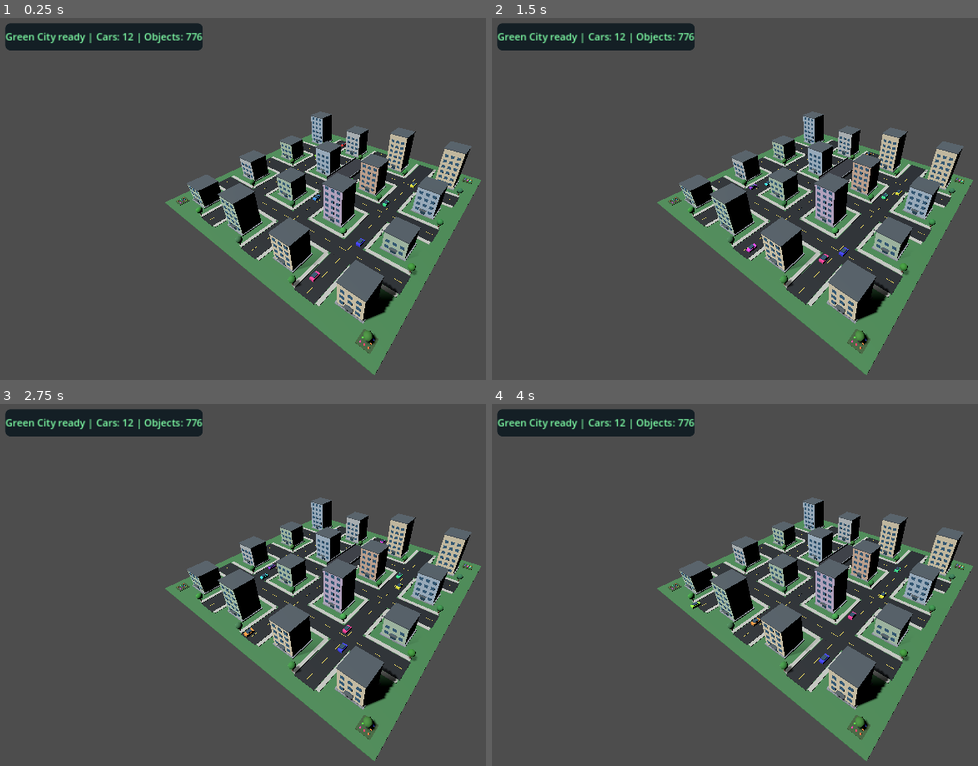
Above: before the commit, frames 1-4 (two rows, left to right).
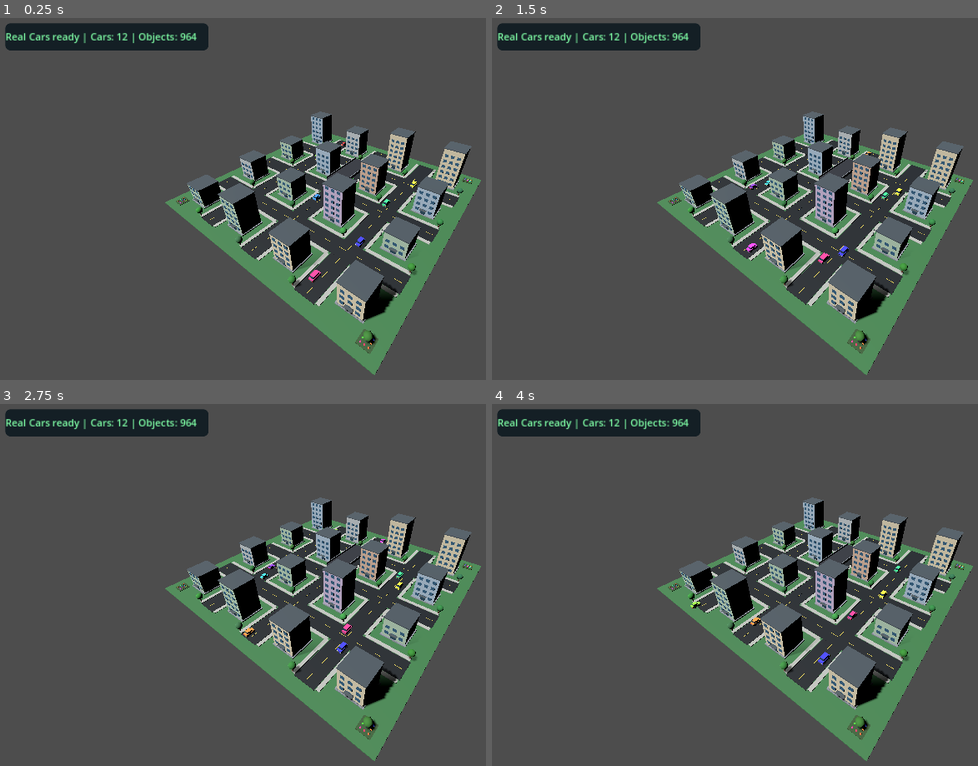
Above: after the commit, the same moments.

Repository: nektarinka999-boop/Traffic-City-3D.
Game: Godot game, scene res://main.tscn
The game is run twice, just before and just after one commit, with the same random seed, the same clock (stepped at 60 frames per second) and the same inputs.
Inputs:
- Up to frame 1 (0.25 s): no input
- Up to frame 2 (1.5 s): tap Enter at 0.5 s
- Up to frame 3 (2.75 s): tap Space at 2 s
- Up to frame 4 (4 s): no input

The runs differ from the first frame. In frame 1, 0.8% of the frame differs, in the area x 1-86%, y 1-74%; in frame 2, 0.8%, in the area x 1-85%, y 1-68%; in frame 3, 0.8%; in frame 4, 0.8%.

Commit message:
Update city.gd

Diff:
--- a/city.gd
+++ b/city.gd
@@ -2,7 +2,7 @@
 extends Node3D
 
 # TRAFFIC CITY 3D
-# Version 0.4 - Green City
+# Version 0.5 - Real Cars
 # Godot 4.3 / Android
 
 var cars: Array[Node3D] = []
@@ -44,7 +44,7 @@
 
 	var panel := PanelContainer.new()
 	panel.position = Vector2(15, 15)
-	panel.custom_minimum_size = Vector2(360, 52)
+	panel.custom_minimum_size = Vector2(390, 52)
 	layer.add_child(panel)
 
 	var style := StyleBoxFlat.new()
@@ -57,9 +57,7 @@
 
 	debug_label = Label.new()
 	debug_label.text = "TRAFFIC CITY 3D - Loading..."
-	debug_label.add_theme_font_size_override(
-		"font_size", 19
-	)
+	debug_label.add_theme_font_size_override("font_size", 19)
 	debug_label.add_theme_color_override(
 		"font_color",
 		Color(0.50, 1.0, 0.65)
@@ -93,13 +91,13 @@
 	update_status("Creating street lights...")
 	create_street_lights()
 
-	update_status("Creating cars...")
+	update_status("Creating detailed cars...")
 	create_cars()
 
 	city_ready = true
 
 	update_status(
-		"Green City ready | Cars: "
+		"Real Cars ready | Cars: "
 		+ str(cars.size())
 		+ " | Objects: "
 		+ str(created_objects)
@@ -113,7 +111,6 @@
 	parent: Node3D = null
 ) -> MeshInstance3D:
 	var node := MeshInstance3D.new()
-
 	var mesh := BoxMesh.new()
 	mesh.size = size
 	node.mesh = mesh
@@ -121,8 +118,8 @@
 	var material := StandardMaterial3D.new()
 	material.albedo_color = color
 	material.roughness = 0.75
+
 	node.material_override = material
-
 	node.position = pos
 
 	if parent == null:
@@ -142,7 +139,6 @@
 	parent: Node3D = null
 ) -> MeshInstance3D:
 	var node := MeshInstance3D.new()
-
 	var mesh := CylinderMesh.new()
 	mesh.top_radius = radius
 	mesh.bottom_radius = radius
@@ -173,7 +169,6 @@
 	parent: Node3D = null
 ) -> MeshInstance3D:
 	var node := MeshInstance3D.new()
-
 	var mesh := SphereMesh.new()
 	mesh.radius = radius
 	mesh.height = radius * 2.0
@@ -254,7 +249,7 @@
 		for x in range(-52, 53, 8):
 			make_box(
 				Vector3(float(x), 0.13, z),
-				Vector3(3, 0.02, 0.18),
+				Vector3(3.0, 0.02, 0.18),
 				marking
 			)
 
@@ -262,10 +257,7 @@
 func create_buildings() -> void:
 	for x in [-45.0, -15.0, 15.0, 45.0]:
 		for z in [-45.0, -15.0, 15.0, 45.0]:
-			var height := rng.randf_range(
-				8.0, 21.0
-			)
-
+			var height := rng.randf_range(8.0, 21.0)
 			var color_index := rng.randi_range(
 				0,
 				building_colors.size() - 1
@@ -331,13 +323,8 @@
 			continue
 
 		for column in range(3):
-			var window_x := (
-				-3.0 + float(column) * 3.0
-			)
-
-			var glass := Color(
-				0.20, 0.37, 0.49
-			)
+			var window_x := -3.0 + float(column) * 3.0
+			var glass := Color(0.20, 0.37, 0.49)
 
 			make_box(
 				Vector3(window_x, y, 5.06),
@@ -355,9 +342,7 @@
 
 
 func create_bridge() -> void:
-	var bridge_road := Color(
-		0.18, 0.19, 0.22
-	)
+	var bridge_road := Color(0.18, 0.19, 0.22)
 
 	make_box(
 		Vector3(0, 5, -15),
@@ -382,16 +367,12 @@
 
 
 func create_green_areas() -> void:
-	# 16 trees, placed near building corners.
-	# Avoid roads and sidewalks.
-
 	for x in [-45.0, -15.0, 15.0, 45.0]:
 		for z in [-45.0, -15.0, 15.0, 45.0]:
 			create_tree(
 				Vector3(x + 9.0, 0, z + 9.0)
 			)
 
-	# Four small flower beds in the outer corners.
 	for x in [-54.0, 54.0]:
 		for z in [-54.0, 54.0]:
 			create_flower_bed(Vector3(x, 0, z))
@@ -402,10 +383,6 @@
 	tree.position = pos
 	add_child(tree)
 
-	var trunk_color := Color(
-		0.37, 0.25, 0.16
-	)
-
 	var leaf_color := Color(
 		rng.randf_range(0.16, 0.24),
 		rng.randf_range(0.43, 0.59),
@@ -416,7 +393,7 @@
 		Vector3(0, 1.2, 0),
 		0.28,
 		2.4,
-		trunk_color,
+		Color(0.37, 0.25, 0.16),
 		tree
 	)
 
@@ -449,22 +426,19 @@
 
 	for x in [-1.4, 0.0, 1.4]:
 		for z in [-1.4, 0.0, 1.4]:
-			var flower_color := Color.from_hsv(
-				rng.randf(),
-				0.75,
-				0.95
-			)
-
 			make_sphere(
 				Vector3(x, 0.35, z),
 				0.32,
-				flower_color,
+				Color.from_hsv(
+					rng.randf(),
+					0.75,
+					0.95
+				),
 				bed
 			)
 
 
 func create_street_lights() -> void:
-	# 12 street lights total.
 	for x in [-30.0, 0.0, 30.0]:
 		for z in [-45.0, -15.0, 15.0, 45.0]:
 			create_street_light(
@@ -477,9 +451,7 @@
 	lamp.position = pos
 	add_child(lamp)
 
-	var metal := Color(
-		0.22, 0.25, 0.28
-	)
+	var metal := Color(0.22, 0.25, 0.28)
 
 	make_cylinder(
 		Vector3(0, 2.4, 0),
@@ -520,37 +492,160 @@
 			road_x + (
 				2.0 if direction > 0.0 else -2.0
 			),
-			0.65,
+			0.78,
 			float(i * 9 - 50)
 		)
 
-		var color := Color.from_hsv(
+		# All car models face local -Z.
+		# Rotate models traveling toward +Z.
+		if direction > 0.0:
+			car.rotation.y = PI
+
+		var car_color := Color.from_hsv(
 			float(i) / 12.0,
-			0.75,
-			0.9
-		)
-
+			0.72,
+			0.92
+		)
+
+		var car_type := i % 3
+
+		create_detailed_car(
+			car,
+			car_color,
+			car_type
+		)
+
+		cars.append(car)
+		car_speeds.append(
+			direction * (5.0 + float(i % 4))
+		)
+
+
+func create_detailed_car(
+	car: Node3D,
+	color: Color,
+	car_type: int
+) -> void:
+	var glass := Color(0.12, 0.24, 0.34)
+	var tire := Color(0.055, 0.06, 0.07)
+	var metal := Color(0.34, 0.37, 0.40)
+	var headlight := Color(1.0, 0.95, 0.75)
+	var taillight := Color(0.85, 0.12, 0.10)
+
+	var body_length := 3.8
+	var body_height := 0.72
+	var cabin_height := 0.72
+	var cabin_length := 2.0
+
+	# 0 = sedan, 1 = SUV, 2 = van
+	if car_type == 1:
+		body_length = 4.1
+		body_height = 0.95
+		cabin_height = 0.85
+		cabin_length = 2.3
+
+	elif car_type == 2:
+		body_length = 4.5
+		body_height = 1.05
+		cabin_height = 1.0
+		cabin_length = 3.0
+
+	var half_length := body_length / 2.0
+
+	# Main body
+	make_box(
+		Vector3(0, 0, 0),
+		Vector3(2.0, body_height, body_length),
+		color,
+		car
+	)
+
+	# Cabin
+	make_box(
+		Vector3(0, body_height / 2.0 + cabin_height / 2.0 - 0.05, 0.12),
+		Vector3(1.72, cabin_height, cabin_length),
+		glass,
+		car
+	)
+
+	# Roof
+	make_box(
+		Vector3(0, body_height / 2.0 + cabin_height - 0.05, 0.12),
+		Vector3(1.78, 0.14, cabin_length - 0.12),
+		color,
+		car
+	)
+
+	# Hood
+	if car_type != 2:
 		make_box(
-			Vector3.ZERO,
-			Vector3(2.0, 1.0, 3.8),
+			Vector3(0, body_height / 2.0 + 0.03, -half_length + 0.55),
+			Vector3(1.88, 0.12, 0.95),
 			color,
 			car
 		)
 
+	# Front and rear bumpers
+	make_box(
+		Vector3(0, -0.20, -half_length - 0.04),
+		Vector3(1.85, 0.18, 0.14),
+		metal,
+		car
+	)
+
+	make_box(
+		Vector3(0, -0.20, half_length + 0.04),
+		Vector3(1.85, 0.18, 0.14),
+		metal,
+		car
+	)
+
+	# Headlights and taillights
+	for x in [-0.74, 0.74]:
 		make_box(
-			Vector3(0, 0.7, 0),
-			Vector3(1.6, 0.65, 2.0),
-			Color(0.16, 0.29, 0.39),
+			Vector3(x, 0.06, -half_length - 0.08),
+			Vector3(0.40, 0.22, 0.08),
+			headlight,
 			car
 		)
 
-		cars.append(car)
-
-		car_speeds.append(
-			direction * (
-				5.0 + float(i % 4)
-			)
-		)
+		make_box(
+			Vector3(x, 0.06, half_length + 0.08),
+			Vector3(0.40, 0.22, 0.08),
+			taillight,
+			car
+		)
+
+	# Four wheels, rotated to align axles along X.
+	for x in [-1.04, 1.04]:
+		for z in [
+			-half_length + 0.8,
+			half_length - 0.8
+		]:
+			var wheel := make_cylinder(
+				Vector3(x, -0.37, z),
+				0.43,
+				0.28,
+				tire,
+				car
+			)
+
+			wheel.rotation.z = PI / 2.0
+
+			# Wheel hub
+			var hub := make_cylinder(
+				Vector3(
+					x + (0.15 if x > 0.0 else -0.15),
+					-0.37,
+					z
+				),
+				0.20,
+				0.04,
+				metal,
+				car
+			)
+
+			hub.rotation.z = PI / 2.0
 
 
 func _process(delta: float) -> void:
@@ -559,7 +654,6 @@
 
 	for i in range(cars.size()):
 		var car := cars[i]
-
 		car.position.z += car_speeds[i] * delta
 
 		if car.position.z > 55.0:
